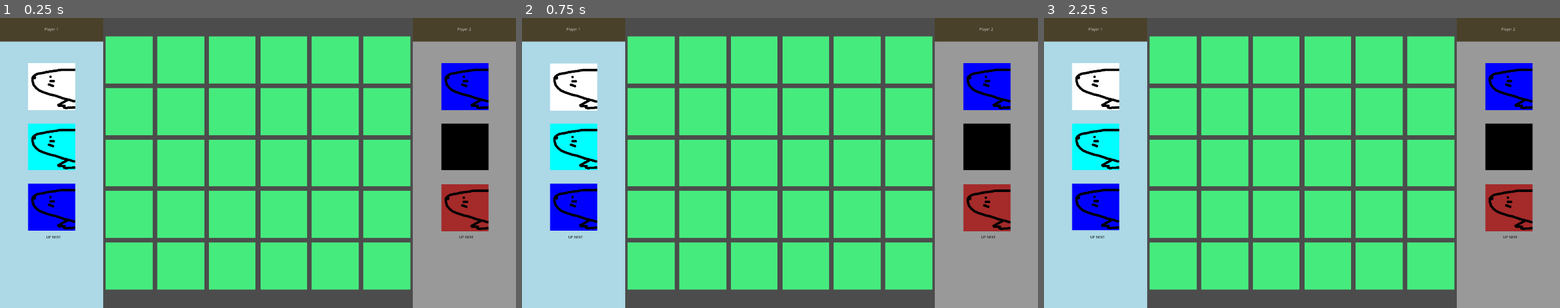
Above: before the commit, frames 1-3 (left to right).
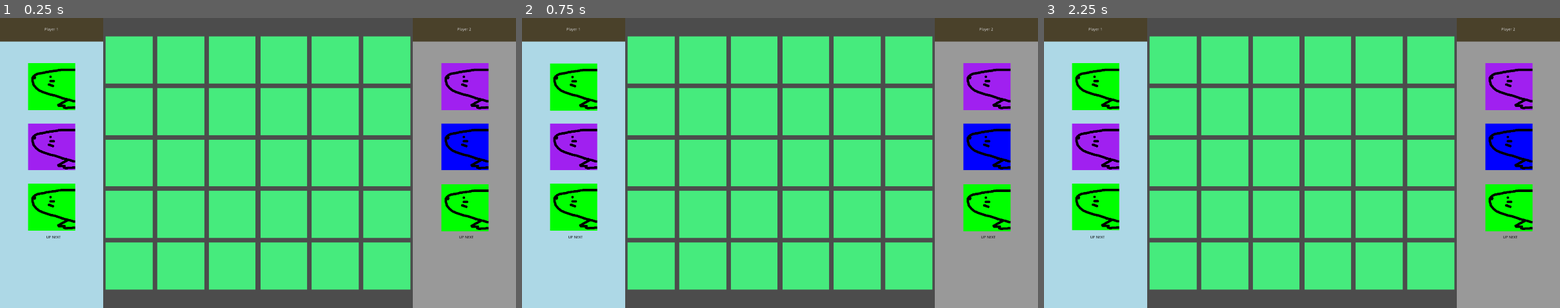
Above: after the commit, the same moments.

Repository: studio-hungus/habitile
Game: Godot game, scene res://Game/Game.tscn
The game is run twice, just before and just after one commit, with the same random seed, the same clock (stepped at 60 frames per second) and the same inputs.
Inputs (mouse positions are in pixels of both pictures, inside the frame that each line leads up to):
- Up to frame 1 (0.25 s): no input
- Up to frame 2 (0.75 s): tap Enter at 0.5 s; move the mouse to (573, 87) at 0.52 s; click (573, 87) at 0.67 s
- Up to frame 3 (2.25 s): tap Space at 1.25 s; move the mouse to (1095, 145) at 1.27 s; click (1095, 145) at 1.42 s; tap Enter at 2 s; move the mouse to (1095, 206) at 2.02 s; click (1095, 206) at 2.17 s

The runs differ from the first frame. In frame 1, 7.8% of the frame differs, in the area x 5-95%, y 15-74%; in frame 2, 7.9%; in frame 3, 7.8%.

Commit message:
Add function for tile replacement

Diff:
--- a/project/Game/Game.gd
+++ b/project/Game/Game.gd
@@ -5,7 +5,7 @@
 var original_tile_z_index := 0
 var pressed_tile : Node2D
 var hovered_node : Node2D
-var original_tile_position : Vector2
+var original_tile_position := Vector2(0, 0)
 var is_player_one_turn := true
 var stack_left := []
 var stack_right := []
@@ -19,11 +19,8 @@
 
 func _ready():
 	randomize()
-	for i in 30:
-		var tile = preload("res://Tile/Tile.tscn").instance()
-		tiles.add_child(tile)
-		tile.global_position = Vector2(-512, -512)
-		tile.set_type(tile.TYPE.values()[randi() % tile.TYPE.size()])
+	for i in 6:
+		_make_new_tile()
 
 	tiles.get_child(0).global_position = $LeftPlayerPosition1.global_position
 	tiles.get_child(1).global_position = $LeftPlayerPosition2.global_position
@@ -31,9 +28,6 @@
 	tiles.get_child(3).global_position = $RightPlayerPosition1.global_position
 	tiles.get_child(4).global_position = $RightPlayerPosition2.global_position
 	tiles.get_child(5).global_position = $RightPlayerPosition3.global_position
-
-	for tile in tiles.get_children():
-		tile.connect("pressed", self, "_on_Tile_pressed", [tile])
 
 	_set_turn()
 
@@ -85,6 +79,8 @@
 		_swap_turn()
 		tile.set_placed()
 
+		_make_new_tile()
+
 	else:
 		tile.global_position = original_tile_position
 
@@ -98,3 +94,13 @@
 func _swap_turn():
 	is_player_one_turn = !is_player_one_turn
 	_set_turn()
+
+
+# This creates a tile in the original tile position
+func _make_new_tile() -> void:
+	var tile = preload("res://Tile/Tile.tscn").instance()
+	tiles.add_child(tile)
+	tile.global_position = original_tile_position
+	tile.set_type(tile.TYPE.values()[randi() % tile.TYPE.size()])
+
+	tile.connect("pressed", self, "_on_Tile_pressed", [tile])
--- /dev/null
+++ b/project/Player/Player.tscn
@@ -0,0 +1,18 @@
+[gd_scene load_steps=3 format=2]
+
+[ext_resource path="res://Player/Stack.gd" type="Script" id=1]
+[ext_resource path="res://Player/Supply.gd" type="Script" id=2]
+
+[node name="Player" type="Control"]
+anchor_right = 1.0
+anchor_bottom = 1.0
+
+[node name="Stack" type="Control" parent="."]
+margin_right = 40.0
+margin_bottom = 40.0
+script = ExtResource( 1 )
+
+[node name="Supply" type="Control" parent="."]
+margin_right = 40.0
+margin_bottom = 40.0
+script = ExtResource( 2 )
--- /dev/null
+++ b/project/Player/Stack.gd
@@ -0,0 +1,30 @@
+extends Control
+
+
+# Declare member variables here. Examples:
+# var a = 2
+# var b = "text"
+var tile_scene := load("res://Tile/Tile.tscn")
+var deck = []
+
+var hand_size = 3
+var deck_size = 10
+func _ready():
+	var supply = $"../Supply"
+	_make_tiles()
+	print("----------",get_child_count())
+	give_starting_hand(supply)
+	print("----------",get_child_count())
+
+func _make_tiles():
+	for n in deck_size:
+		var tile = Tile.new()
+		add_child(tile)
+	deck = (get_children())
+
+func give_starting_hand(target):
+	for n in hand_size:
+		var tile = deck[0]
+		remove_child(tile)
+		target.add_child(tile)
+		deck.pop_at(0)
--- /dev/null
+++ b/project/Player/Supply.gd
@@ -0,0 +1,10 @@
+extends Control
+
+var hand = [1,2,3]
+func _ready():
+	pass # Replace with function body.
+
+
+#func _process():
+#	pass
+#
